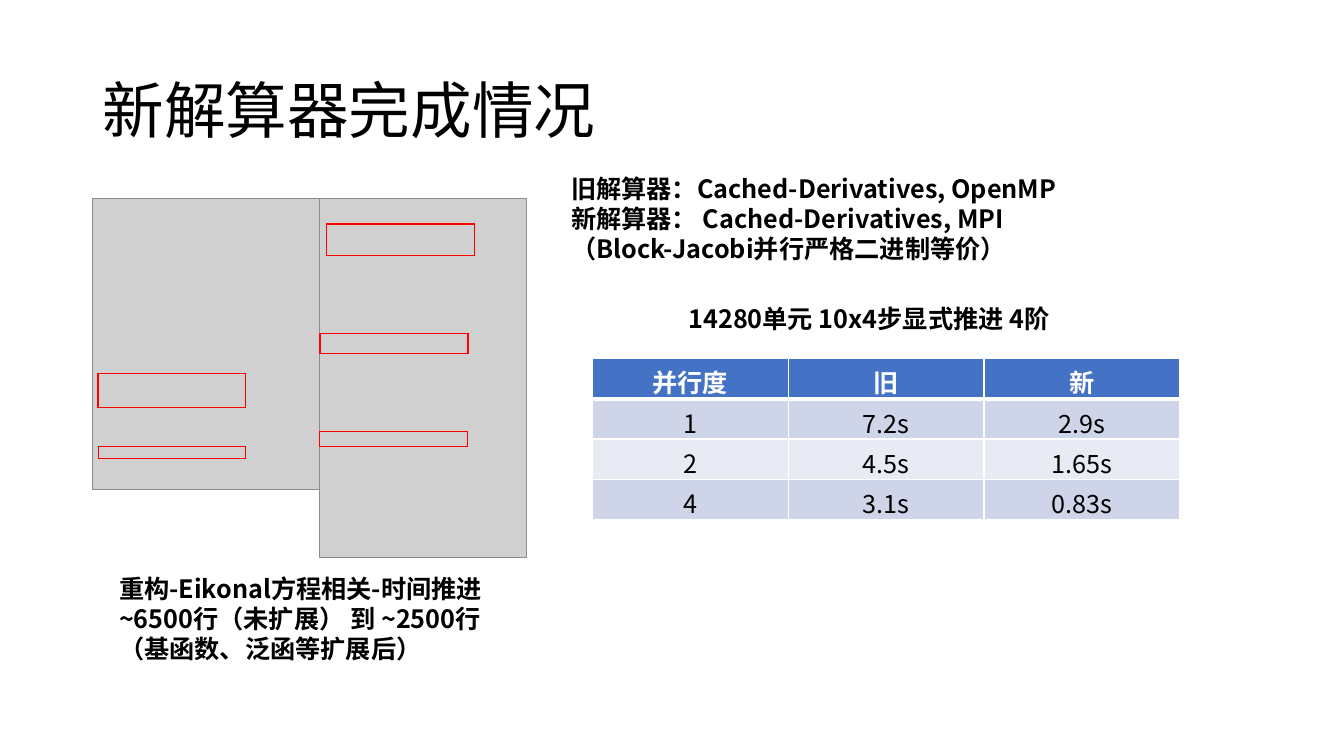
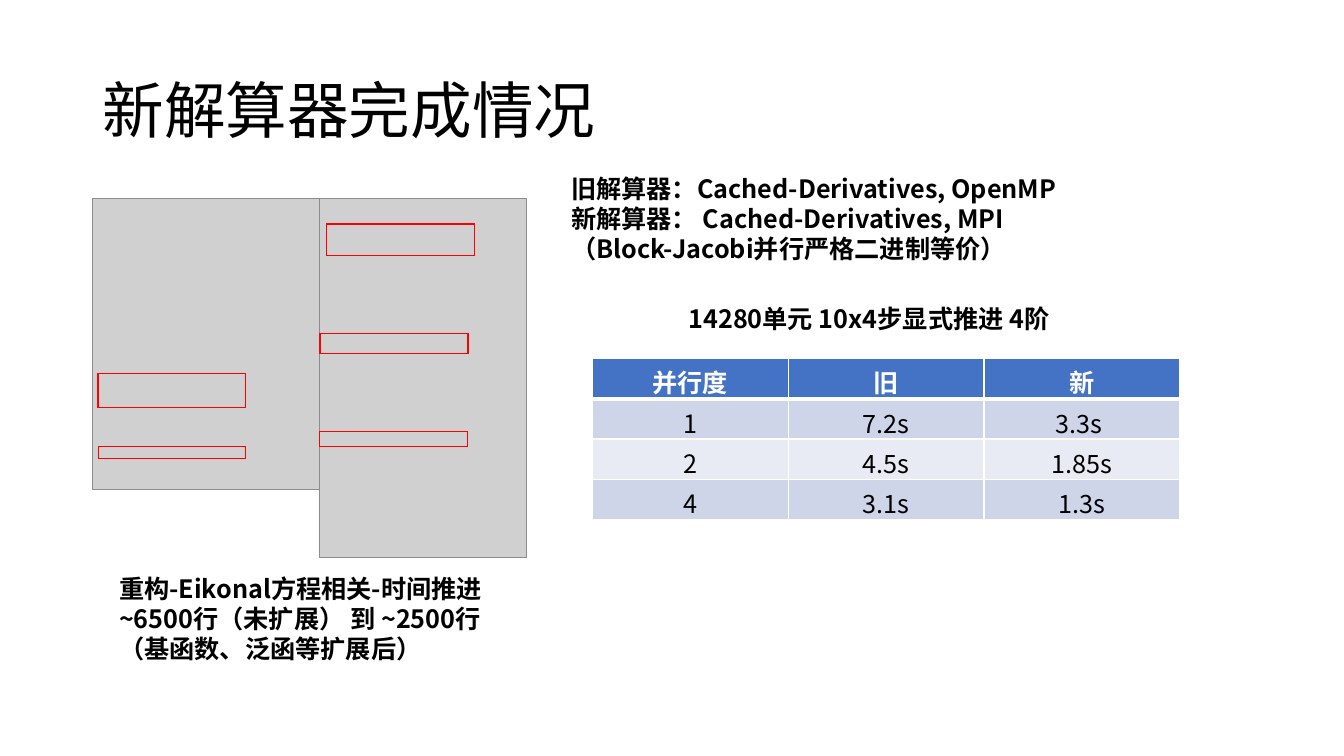
Before and after one commit to harryzhou2000/DNDS, a slide deck: slide 2 of notes/组会20220506.pptx. Drawn at 1344x756 pixels with LibreOffice and Linux fonts; fonts in the diff are those of the drawing; grey boxes stand for pictures. Boxes give left, top, right and bottom in pixels: in the first picture for what was removed or moved away, otherwise in the second. Text is boxed around its words. In the diff, an @@ line names an element or a change of style, - is before the commit and + after.

```diff
--- a/notes/组会20220506.pptx
+++ b/notes/组会20220506.pptx
@@ table at (593, 359, 1180, 520) @@
-row 2, column 3: 2.9s
+row 2, column 3: 3.3s
-row 3, column 3: 1.65s
+row 3, column 3: 1.85s
-row 4, column 3: 0.83s
+row 4, column 3: 1.3s
```
Also in this commit, not shown: 5 other files.
